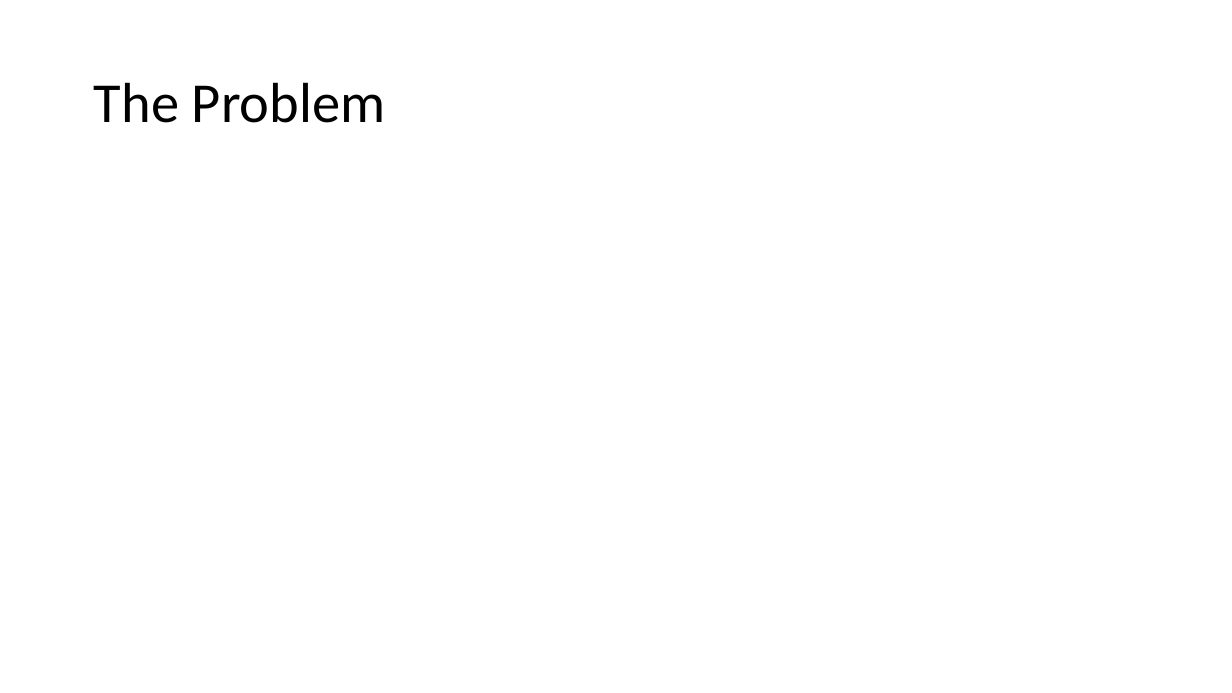
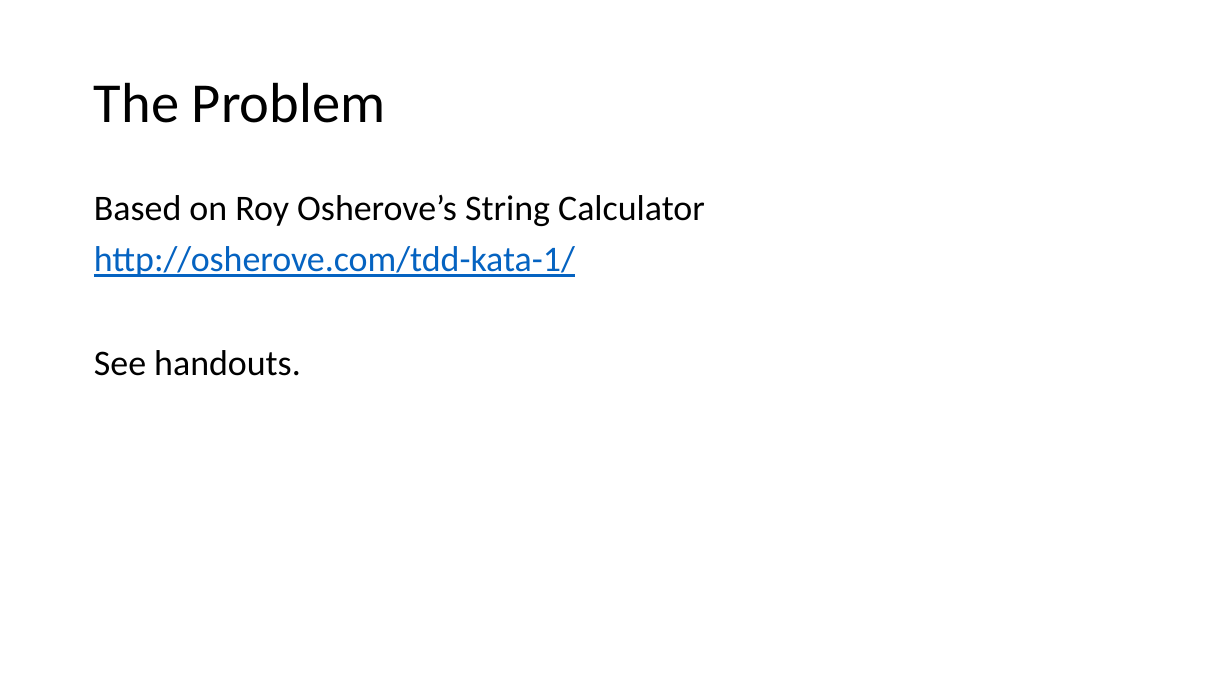
Before and after one commit to LeedsCodeDojo/TDDvsHacking, a slide deck: slide 10 of TDDvsHacking.pptx. Drawn at 1232x693 pixels with LibreOffice and Linux fonts; fonts in the diff are those of the drawing. Boxes give left, top, right and bottom in pixels: in the first picture for what was removed or moved away, otherwise in the second. Text is boxed around its words. In the diff, an @@ line names an element or a change of style, - is before the commit and + after.

```diff
--- a/TDDvsHacking.pptx
+++ b/TDDvsHacking.pptx
@@ text added at (94,195,705,376), 28 pt, text #000000 @@
+Based on Roy Osherove’s String Calculator
+http://osherove.com/tdd-kata-1/
+See handouts.
```
Also in this commit, not shown: 2 other slides changed.
